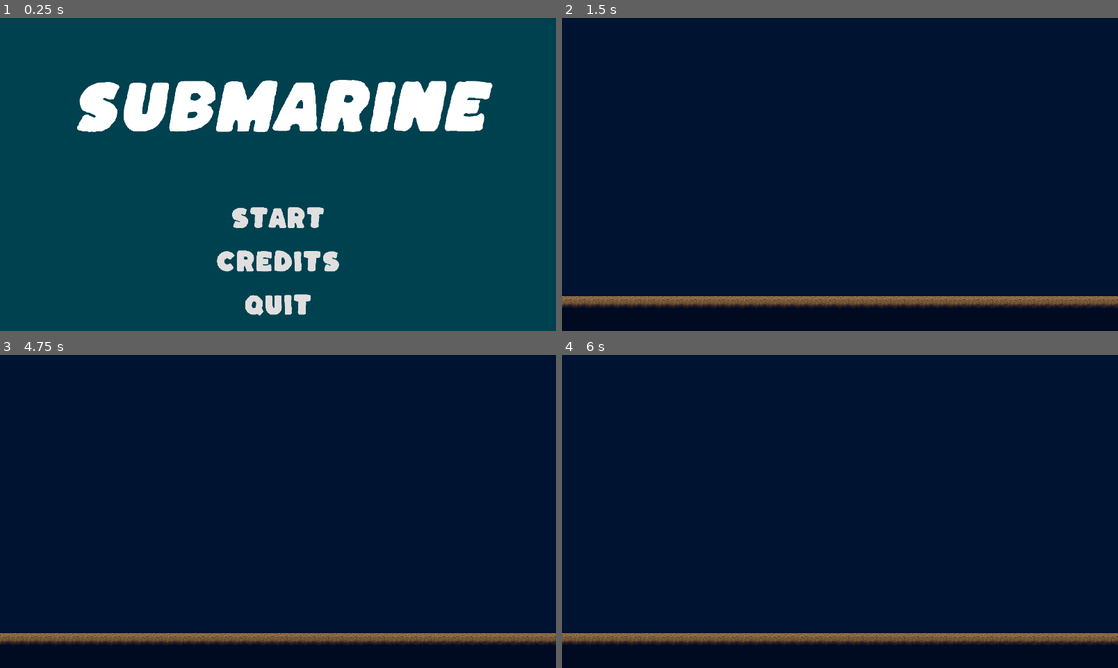
Above: before the commit, frames 1-4 (two rows, left to right).
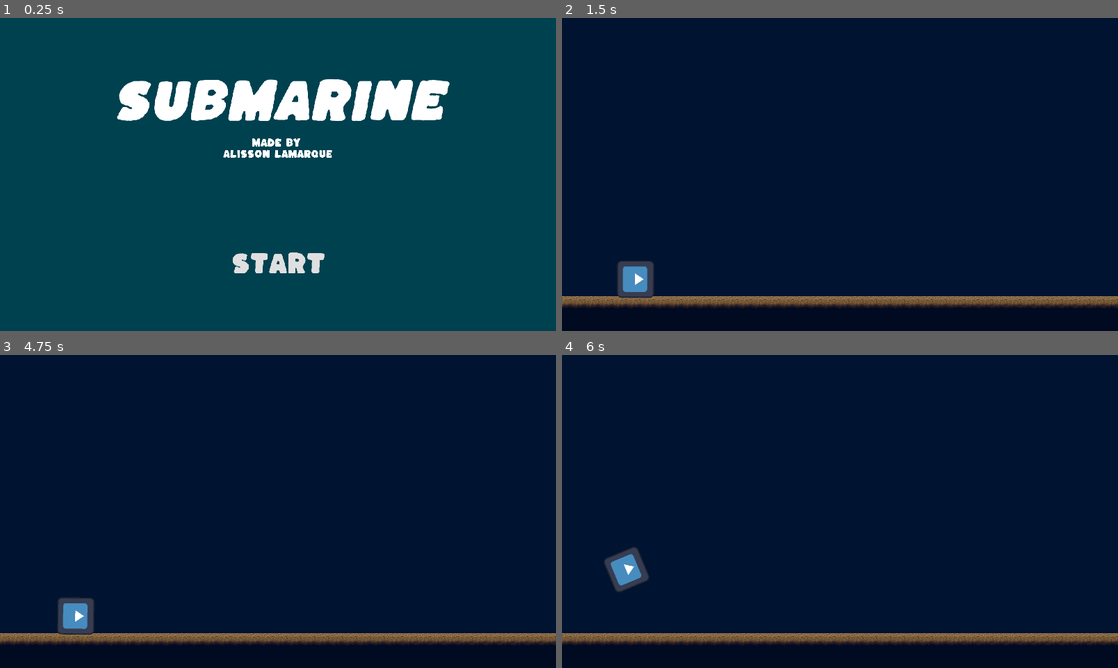
Above: after the commit, the same moments.

Repository: AlissonLamarque/Brackeys-Game-Jam-2025.2
Game: Godot game, scene res://manager/main.tscn
Same seed, same stepped clock (60 frames per second), same inputs: the game is played once before the commit and once after it. The engine's default icon, where the game draws it, is replaced by a stand-in: a white triangle on a blue panel in a dark square.
Inputs (mouse positions are in pixels of both pictures, inside the frame that each line leads up to):
- Up to frame 1 (0.25 s): no input
- Up to frame 2 (1.5 s): click (840, 262) at 0.5 s, where only the run before the commit has a clickable "Credits"; click (840, 218) at 1.25 s, where only the run before the commit has a clickable "Start"
- Up to frame 3 (4.75 s): tap Enter at 2, 3.5 s; hold Right (ui_right) 2.03-2.78 s; tap Space at 2.75, 4.25 s; hold Down (ui_down) 2.78-3.53 s; hold Right (ui_right) 3.53-4.28 s; hold Up (ui_up) from 4.28 s (still down)
- Up to frame 4 (6 s): release Up (ui_up) at 5.03 s; hold Left (ui_left) from 5.03 s (still down)

The runs differ from the first frame. In frame 1, 8.9% of the frame differs, in the area x 13-89%, y 19-96%; in frame 2, 0.8%; in frame 3, 0.8%; in frame 4, 0.8%.

Commit message:
submarine

Diff:
--- a/game/game.tscn
+++ b/game/game.tscn
@@ -1,9 +1,10 @@
-[gd_scene load_steps=10 format=4 uid="uid://s4pjrce2amqs"]
+[gd_scene load_steps=11 format=4 uid="uid://s4pjrce2amqs"]
 
 [ext_resource type="Texture2D" uid="uid://d1d3u4csmsso8" path="res://assets/tileset/Atlantis.png" id="1_l1rk1"]
 [ext_resource type="Texture2D" uid="uid://c0fespttfte5w" path="res://assets/tileset/Tileset1.png" id="2_4fuuu"]
 [ext_resource type="Texture2D" uid="uid://dkot7xax0ses2" path="res://assets/tileset/Tileset2.png" id="3_dxrkv"]
 [ext_resource type="Texture2D" uid="uid://brhvhof0wt26b" path="res://assets/tileset/Tileset3.png" id="4_dakft"]
+[ext_resource type="PackedScene" uid="uid://cux4gccndppd3" path="res://player/submarine.tscn" id="5_dxrkv"]
 
 [sub_resource type="TileSetAtlasSource" id="TileSetAtlasSource_vasa2"]
 texture = ExtResource("1_l1rk1")
@@ -2570,3 +2571,6 @@
 [node name="TileMapLayer_main" type="TileMapLayer" parent="."]
 tile_map_data = PackedByteArray("AAAAADwAAQAAABEAAAAAAD0AAQAAABIAAAABADwAAQABABEAAAABAD0AAQABABIAAAACADwAAQACABEAAAACAD …(15280 unchanged characters)…
 tile_set = SubResource("TileSet_h7iqs")
+
+[node name="Submarine" parent="." instance=ExtResource("5_dxrkv")]
+position = Vector2(254, 819)
--- a/menu/credits.tscn
+++ /dev/null
@@ -1,9 +0,0 @@
-[gd_scene format=3 uid="uid://bpak1200k2tyy"]
-
-[node name="Credits" type="Control"]
-layout_mode = 3
-anchors_preset = 15
-anchor_right = 1.0
-anchor_bottom = 1.0
-grow_horizontal = 2
-grow_vertical = 2
--- a/menu/main_menu.gd
+++ b/menu/main_menu.gd
@@ -9,9 +9,6 @@
 func _on_start_pressed() -> void:
 	change_scene_requested.emit(game_scene)
 
-func _on_credits_pressed() -> void:
-	pass # Replace with function body.
-
 func _on_quit_pressed() -> void:
 	timer.start()
 
--- a/menu/main_menu.tscn
+++ b/menu/main_menu.tscn
@@ -24,34 +24,49 @@
 grow_vertical = 2
 color = Color(9.8668e-07, 0.256257, 0.312105, 1)
 
-[node name="Title" type="Label" parent="."]
-layout_mode = 1
-anchors_preset = 5
-anchor_left = 0.5
-anchor_right = 0.5
-offset_left = -459.0
-offset_top = 200.0
-offset_right = 459.0
-offset_bottom = 372.0
-grow_horizontal = 2
-theme_override_fonts/font = ExtResource("1_f5okj")
-theme_override_font_sizes/font_size = 200
-text = "Submarine"
-horizontal_alignment = 1
-
-[node name="ButtonContainer" type="VBoxContainer" parent="."]
+[node name="TitleContainer" type="VBoxContainer" parent="."]
 layout_mode = 1
 anchors_preset = 8
 anchor_left = 0.5
 anchor_top = 0.5
 anchor_right = 0.5
 anchor_bottom = 0.5
-offset_left = -166.5
-offset_top = 160.0
-offset_right = 166.5
-offset_bottom = 446.0
+offset_left = -717.5
+offset_top = -340.0
+offset_right = 717.5
+offset_bottom = -11.0
 grow_horizontal = 2
 grow_vertical = 2
+theme_override_constants/separation = 30
+
+[node name="Title" type="Label" parent="TitleContainer"]
+layout_mode = 2
+theme_override_fonts/font = ExtResource("1_f5okj")
+theme_override_font_sizes/font_size = 160
+text = "Submarine"
+horizontal_alignment = 1
+
+[node name="Credits" type="Label" parent="TitleContainer"]
+layout_mode = 2
+theme_override_fonts/font = ExtResource("2_o5w3e")
+theme_override_font_sizes/font_size = 30
+text = "Made by
+Alisson Lamarque"
+horizontal_alignment = 1
+
+[node name="ButtonContainer" type="VBoxContainer" parent="."]
+layout_mode = 1
+anchors_preset = 7
+anchor_left = 0.5
+anchor_top = 1.0
+anchor_right = 0.5
+anchor_bottom = 1.0
+offset_left = -165.0
+offset_top = -280.0
+offset_right = 168.0
+offset_bottom = -180.0
+grow_horizontal = 2
+grow_vertical = 0
 theme_override_constants/separation = 50
 
 [node name="Start" type="Button" parent="ButtonContainer"]
@@ -61,24 +76,8 @@
 text = "Start"
 flat = true
 
-[node name="Credits" type="Button" parent="ButtonContainer"]
-layout_mode = 2
-theme_override_fonts/font = ExtResource("2_o5w3e")
-theme_override_font_sizes/font_size = 80
-text = "Credits"
-flat = true
-
-[node name="Quit" type="Button" parent="ButtonContainer"]
-layout_mode = 2
-theme_override_fonts/font = ExtResource("2_o5w3e")
-theme_override_font_sizes/font_size = 80
-text = "Quit"
-flat = true
-
 [node name="Timer" type="Timer" parent="."]
 wait_time = 0.25
 
 [connection signal="pressed" from="ButtonContainer/Start" to="." method="_on_start_pressed"]
-[connection signal="pressed" from="ButtonContainer/Credits" to="." method="_on_credits_pressed"]
-[connection signal="pressed" from="ButtonContainer/Quit" to="." method="_on_quit_pressed"]
 [connection signal="timeout" from="Timer" to="." method="_on_timer_timeout"]
--- /dev/null
+++ b/player/submarine.gd
@@ -0,0 +1,54 @@
+extends RigidBody2D
+
+
+@export var forca_propulsor: float = 600.0
+@export var forca_manobra: float = 400.0
+
+@onready var pos_propulsor_traseiro = $Sprite2D.get_rect().size.x / 2 * -1
+@onready var pos_propulsor_frontal = $Sprite2D.get_rect().size.x / 2
+
+func _physics_process(delta):
+	# Zera o impulso rotacional a cada quadro para um controle mais direto
+	# (opcional, mas ajuda a não girar fora de controle)
+	set_angular_velocity(0)
+
+
+	# Seta para CIMA: Ativa o propulsor traseiro para ir para FRENTE
+	if Input.is_action_pressed("ui_up"):
+		aplicar_forca_propulsor(forca_propulsor, pos_propulsor_traseiro)
+
+	# Seta para BAIXO: Ativa o propulsor frontal para ir para TRÁS (ou frear)
+	if Input.is_action_pressed("ui_down"):
+		aplicar_forca_propulsor(-forca_propulsor * 0.7, pos_propulsor_frontal) # Um pouco mais fraco para ré
+
+	# Seta para ESQUERDA: Ativa o propulsor de manobra frontal (empurra para baixo)
+	if Input.is_action_pressed("ui_left"):
+		aplicar_forca_manobra(-forca_manobra, pos_propulsor_frontal) # Empurra a frente para baixo, fazendo o submarino girar para a esquerda
+
+	# Seta para DIREITA: Ativa o propulsor de manobra traseiro (empurra para baixo)
+	if Input.is_action_pressed("ui_right"):
+		aplicar_forca_manobra(+forca_manobra, pos_propulsor_traseiro) # Empurra a traseira para baixo, fazendo o submarino girar para a direita
+
+
+# --- Funções Auxiliares ---
+
+# Função para aplicar a força principal (frente/trás)
+func aplicar_forca_propulsor(forca, posicao_x):
+	# Cria um vetor de força na direção que o submarino está apontando
+	var direcao_forca = Vector2.RIGHT.rotated(rotation) * forca
+	# Define a posição de aplicação da força
+	var posicao_aplicacao = Vector2(posicao_x, 0).rotated(rotation)
+
+	# Aplica a força no ponto específico
+	apply_force(direcao_forca, posicao_aplicacao)
+
+
+# Função para aplicar a força de manobra (para rotação)
+func aplicar_forca_manobra(forca, posicao_x):
+	# Cria um vetor de força para baixo, relativo à rotação do submarino
+	var direcao_forca = Vector2.DOWN.rotated(rotation) * forca
+	# Define a posição de aplicação da força
+	var posicao_aplicacao = Vector2(posicao_x, 0).rotated(rotation)
+
+	# Aplica a força no ponto específico
+	apply_force(direcao_forca, posicao_aplicacao)
--- /dev/null
+++ b/player/submarine.tscn
@@ -0,0 +1,23 @@
+[gd_scene load_steps=4 format=3 uid="uid://cux4gccndppd3"]
+
+[ext_resource type="Script" uid="uid://blxxjtubqdnes" path="res://player/submarine.gd" id="1_dxof4"]
+[ext_resource type="Texture2D" uid="uid://besg8phdpx0mk" path="res://icon.svg" id="1_gsmwc"]
+
+[sub_resource type="RectangleShape2D" id="RectangleShape2D_dxof4"]
+size = Vector2(116.951, 117.027)
+
+[node name="Submarine" type="RigidBody2D"]
+gravity_scale = 0.5
+linear_damp = 1.0
+angular_damp = 1.5
+script = ExtResource("1_dxof4")
+forca_manobra = 1000.0
+
+[node name="Sprite2D" type="Sprite2D" parent="."]
+rotation = 1.5708
+texture = ExtResource("1_gsmwc")
+
+[node name="CollisionShape2D" type="CollisionShape2D" parent="."]
+position = Vector2(0.500423, 0.488665)
+rotation = -0.00042774
+shape = SubResource("RectangleShape2D_dxof4")
Not shown, added: player/submarine.gd.uid
